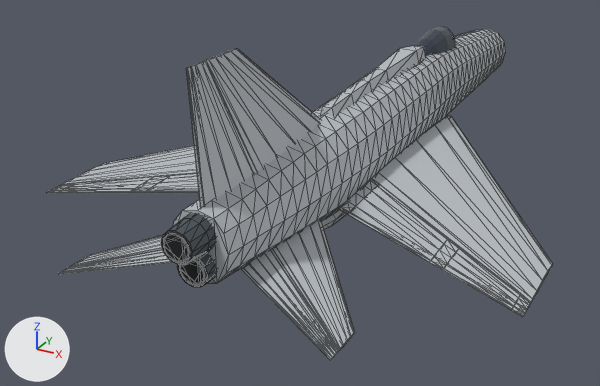
Renders of the glTF model media/lightning.glb from each side of a commit.
One viewpoint serves both versions: a 50 mm lens placed at (7.83, -18.87, 6.81), pointed at (-1.45, -2.0, -1.63). Lighting does not change. The marker at lower left points along +X, +Y and +Z. The older version comes first. Mesh edges are drawn as thin lines on the coarser meshes. Where no turn or scale is listed for an object, it has been applied to the vertices. Vertices at exactly the same position are counted once.

The first picture shows 'Aileron R', 'Dorsal Fairing', 'Elevator R', 'Exhaust', 'Exhaust Nozzles', 'Flap R', 'Fuselage', 'Rudder', 'Stabilizer R', 'Vertical Fin', 'Wing L', 'Wing R' and 6 more.
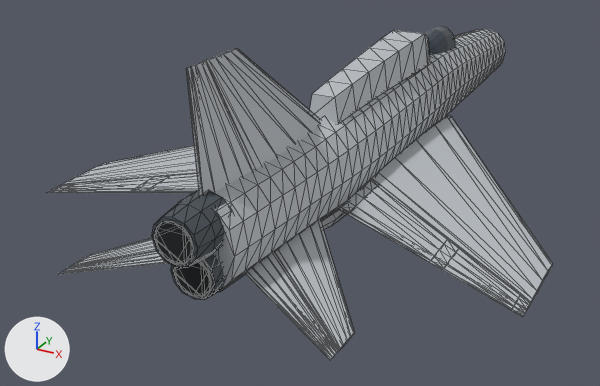
Edits to the bpy script that builds the scene:
```text
Change me_dorsal_fairing:
    used by ob_dorsal_fairing; location = (0.0, 0.0, 0.0)
    remove me_dorsal_fairing.from_pydata(...)  # 28 vertices, 50 faces; spans x -0.31..0.31, y -3.4..2.45, z 1.01..1.53
    add me_dorsal_fairing.from_pydata(...)  # 36 vertices, 66 faces; spans x -0.55..0.55, y -3.6..2.45, z 0.99..1.99
    me_dorsal_fairing part 1: the whole mesh is rebuilt
Change me_exhaust:
    used by ob_exhaust; location = (0.0, 0.0, 0.0)
    remove me_exhaust.from_pydata(...)  # 48 vertices, 88 faces; spans x -0.272..0.272, y -8.97..-8.56, z -0.572..0.612
    add me_exhaust.from_pydata(...)  # 48 vertices, 88 faces; spans x -0.4..0.4, y -9.02..-8.56, z -0.8..0.86
    me_exhaust part 2: the whole mesh is multiplied about its middle by the matrix ((1.471, 0.0, 0.0), (0.0, 1.125, 0.0), (0.0, 0.202, 1.47)), then moved by (0.0, -0.025, 0.01)
Change me_exhaust_nozzles:
    used by ob_exhaust_nozzles; location = (0.0, 0.0, 0.0)
    remove me_exhaust_nozzles.from_pydata(...)  # 72 vertices, 136 faces; spans x -0.381..0.381, y -8.95..-7.5, z -0.681..0.721
    add me_exhaust_nozzles.from_pydata(...)  # 72 vertices, 136 faces; spans x -0.56..0.56, y -9.0..-7.5, z -0.96..1.02
    me_exhaust_nozzles part 3: the loose piece of 36 vertices spanning x -0.381..0.381, y -8.95..-7.9, z -0.041..0.721 is scaled about its middle by (1.47, 1, 1.47), then moved by (0.0, -0.05, 0.12)
    me_exhaust_nozzles part 4: the loose piece of 36 vertices spanning x -0.381..0.381, y -8.55..-7.5, z -0.681..0.081 is scaled about its middle by (1.47, 1, 1.47), then moved by (0.0, 0.0, -0.1)
Change me_fuselage:
    where me_fuselage.from_pydata(...)  # 468 vertices, 922 faces; spans x -1.0..1.0, y -8.3..8.2, z -1.2..1.3
    used by ob_fuselage; location = (0.0, 0.0, 0.0)
    me_fuselage part 5: 56 of the vertices in x -0.7..0.7, y -8.3..-6.6, z -0.9..0.9 are scaled about their middle by (1.15, 1, 1.17)
```

Pixel boxes (x1, y1, x2, y2) of what changed, in the pictures (600 x 386 px; the box of a moved part takes in the faces that stretch with it):
'Fuselage', reshaped: before (173, 29, 505, 284); after (178, 29, 505, 292)
'Dorsal Fairing', reshaped (15% wider, 34% taller): before (321, 46, 425, 116); after (310, 30, 430, 124)
'Exhaust Nozzles', reshaped: before (161, 214, 217, 287); after (152, 191, 226, 300)
'Exhaust', reshaped (35% wider, 48% taller): before (163, 234, 205, 285); after (154, 221, 211, 297)
part 3 of me_exhaust_nozzles, moved or reshaped: before (161, 214, 216, 265); after (152, 191, 226, 268)
part 4 of me_exhaust_nozzles, moved or reshaped: before (177, 252, 217, 287); after (171, 254, 224, 300)
part 5 of me_fuselage, moved or reshaped: before (173, 164, 297, 284); after (178, 162, 299, 292)
